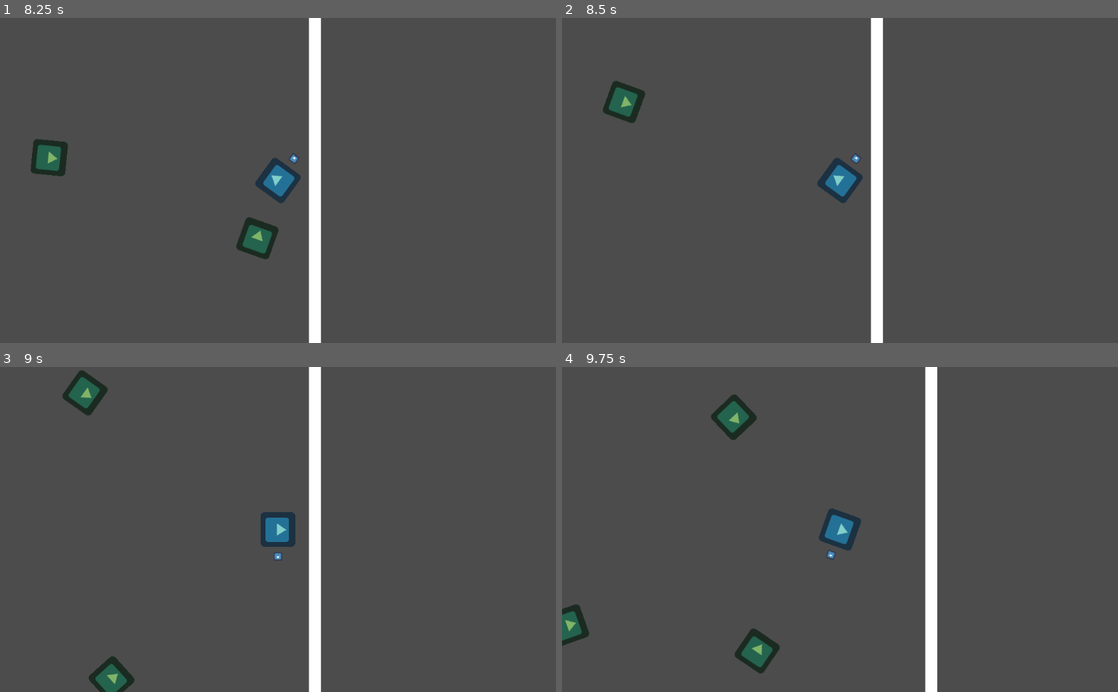
Above: before the commit, frames 1-4 (two rows, left to right).
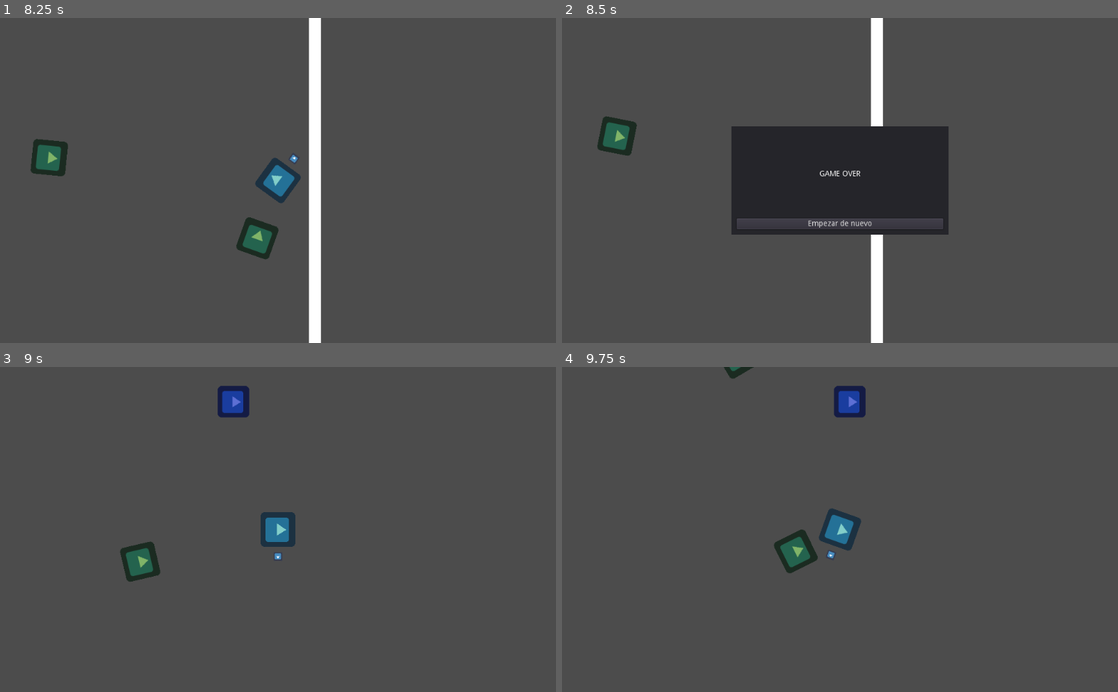
Above: after the commit, the same moments.

Repository: moisesjbc/spain-game-dev-jam-3
Game: Godot game, scene res://gameplay/main/main.tscn
Two runs of this game, one before a commit and one after it. Both use one fixed random seed, a clock stepped at 60 frames per second and the inputs below. The engine's default icon, where the game draws it, is replaced by a stand-in: a white triangle on a blue panel in a dark square.
Inputs (mouse positions are in pixels of both pictures, inside the frame that each line leads up to):
- Up to frame 1 (8.25 s): move the mouse to (400, 164) at 0.52 s; hold Right (ui_right) 0.53-1.28 s; move the mouse to (166, 196) at 1.27 s; hold Down (ui_down) 1.28-2.03 s; move the mouse to (333, 109) at 2.02 s; hold Right (ui_right) 2.03-2.78 s; tap Enter at 2.75 s; move the mouse to (250, 245) at 2.77 s; hold Up (ui_up) 2.78-3.53 s; move the mouse to (444, 229) at 3.52 s; hold Left (ui_left) 3.53-5.03 s; move the mouse to (111, 131) at 4.27 s; move the mouse to (305, 180) at 5.02 s; hold Down (ui_down) 5.03-5.78 s; move the mouse to (194, 99) at 5.77 s; hold Right (ui_right) 5.78-6.53 s; move the mouse to (400, 164) at 6.52 s; hold Up (ui_up) 6.53-7.28 s; move the mouse to (166, 196) at 7.27 s; hold Right (ui_right) 7.28-8.03 s; move the mouse to (333, 109) at 8.02 s; hold Down (ui_down) from 8.03 s (still down)
- Up to frame 2 (8.5 s): keep holding Down (ui_down)
- Up to frame 3 (9 s): release Down (ui_down) at 8.75 s; click (278, 571) at 8.75 s, where only the run after the commit has a clickable "Empezar de nuevo"
- Up to frame 4 (9.75 s): move the mouse to (812, 594) at 9.52 s; hold Left (ui_left) from 9.53 s (still down)

Frame 1 is identical in both runs. In frame 2, 13% of the frame differs, in the area x 6-70%, y 19-67%; in frame 3, 4.7%; in frame 4, 5.3%.

Commit message:
Añade pantalla de game over

Diff:
--- /dev/null
+++ b/godot-project/gameplay/main/main.gd
@@ -0,0 +1,5 @@
+extends Node2D
+
+
+func _on_player_player_died():
+	$gui/game_over_menu.display()
--- a/godot-project/gameplay/main/main.tscn
+++ b/godot-project/gameplay/main/main.tscn
@@ -8,8 +8,11 @@
 [ext_resource path="res://gameplay/connections/connections.tscn" type="PackedScene" id=6]
 [ext_resource path="res://gameplay/environment/walls/walls.tscn" type="PackedScene" id=7]
 [ext_resource path="res://gameplay/environment/phantoms_respawn/phantoms_respawn.tscn" type="PackedScene" id=8]
+[ext_resource path="res://menus/game_over_menu/game_over_menu.tscn" type="PackedScene" id=9]
+[ext_resource path="res://gameplay/main/main.gd" type="Script" id=10]
 
 [node name="main" type="Node2D"]
+script = ExtResource( 10 )
 
 [node name="player" parent="." instance=ExtResource( 2 )]
 position = Vector2( 871.969, 437.781 )
@@ -36,3 +39,9 @@
 [node name="phantoms_respawn" parent="." instance=ExtResource( 8 )]
 position = Vector2( -869.018, -988.883 )
 scale = Vector2( 2.6, 4.6 )
+
+[node name="gui" type="CanvasLayer" parent="."]
+
+[node name="game_over_menu" parent="gui" instance=ExtResource( 9 )]
+visible = false
+[connection signal="player_died" from="player" to="." method="_on_player_player_died"]
--- a/godot-project/gameplay/player/player.gd
+++ b/godot-project/gameplay/player/player.gd
@@ -1,5 +1,7 @@
 extends KinematicBody2D
 
+
+signal player_died
 
 export (int) var movement_speed = 500
 export var hp = 3
@@ -61,6 +63,8 @@
 func damage():
 	hp -= 1
 	print('damage! new hp', hp)
+	if hp <= 0:
+		emit_signal('player_died')
 
 
 func _on_influence_area_body_entered(body):
--- /dev/null
+++ b/godot-project/menus/game_over_menu/game_over_menu.gd
@@ -0,0 +1,12 @@
+extends CenterContainer
+
+
+func display():
+	get_tree().paused = true
+	visible = true
+
+
+func _on_restart_button_pressed():
+	get_tree().paused = false
+	visible = false
+	get_tree().change_scene("res://gameplay/main/main.tscn")
--- /dev/null
+++ b/godot-project/menus/game_over_menu/game_over_menu.tscn
@@ -0,0 +1,54 @@
+[gd_scene load_steps=2 format=2]
+
+[ext_resource path="res://menus/game_over_menu/game_over_menu.gd" type="Script" id=1]
+
+[node name="game_over_menu" type="CenterContainer"]
+pause_mode = 2
+anchor_right = 1.0
+anchor_bottom = 1.0
+script = ExtResource( 1 )
+__meta__ = {
+"_edit_use_anchors_": false
+}
+
+[node name="panel" type="Panel" parent="."]
+margin_left = 312.0
+margin_top = 200.0
+margin_right = 712.0
+margin_bottom = 400.0
+rect_min_size = Vector2( 400, 200 )
+
+[node name="margin_container" type="MarginContainer" parent="panel"]
+anchor_right = 1.0
+anchor_bottom = 1.0
+custom_constants/margin_right = 10
+custom_constants/margin_top = 10
+custom_constants/margin_left = 10
+custom_constants/margin_bottom = 10
+__meta__ = {
+"_edit_use_anchors_": false
+}
+
+[node name="vbox_container" type="VBoxContainer" parent="panel/margin_container"]
+margin_left = 10.0
+margin_top = 10.0
+margin_right = 390.0
+margin_bottom = 190.0
+__meta__ = {
+"_edit_use_anchors_": false
+}
+
+[node name="game_over_label" type="Label" parent="panel/margin_container/vbox_container"]
+margin_right = 380.0
+margin_bottom = 156.0
+size_flags_vertical = 7
+text = "GAME OVER"
+align = 1
+valign = 1
+
+[node name="restart_button" type="Button" parent="panel/margin_container/vbox_container"]
+margin_top = 160.0
+margin_right = 380.0
+margin_bottom = 180.0
+text = "Empezar de nuevo"
+[connection signal="pressed" from="panel/margin_container/vbox_container/restart_button" to="." method="_on_restart_button_pressed"]
Not shown: 1 places in godot-project/gameplay/main/main.tscn that only renumber resources
